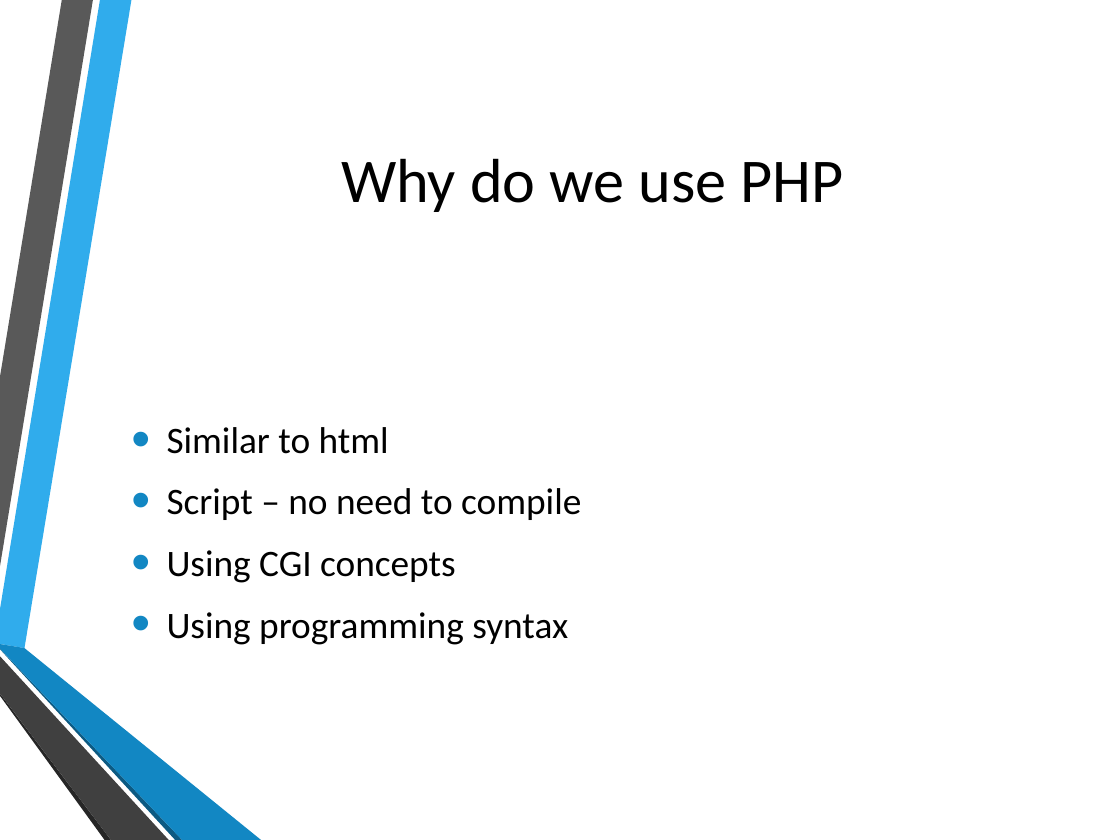
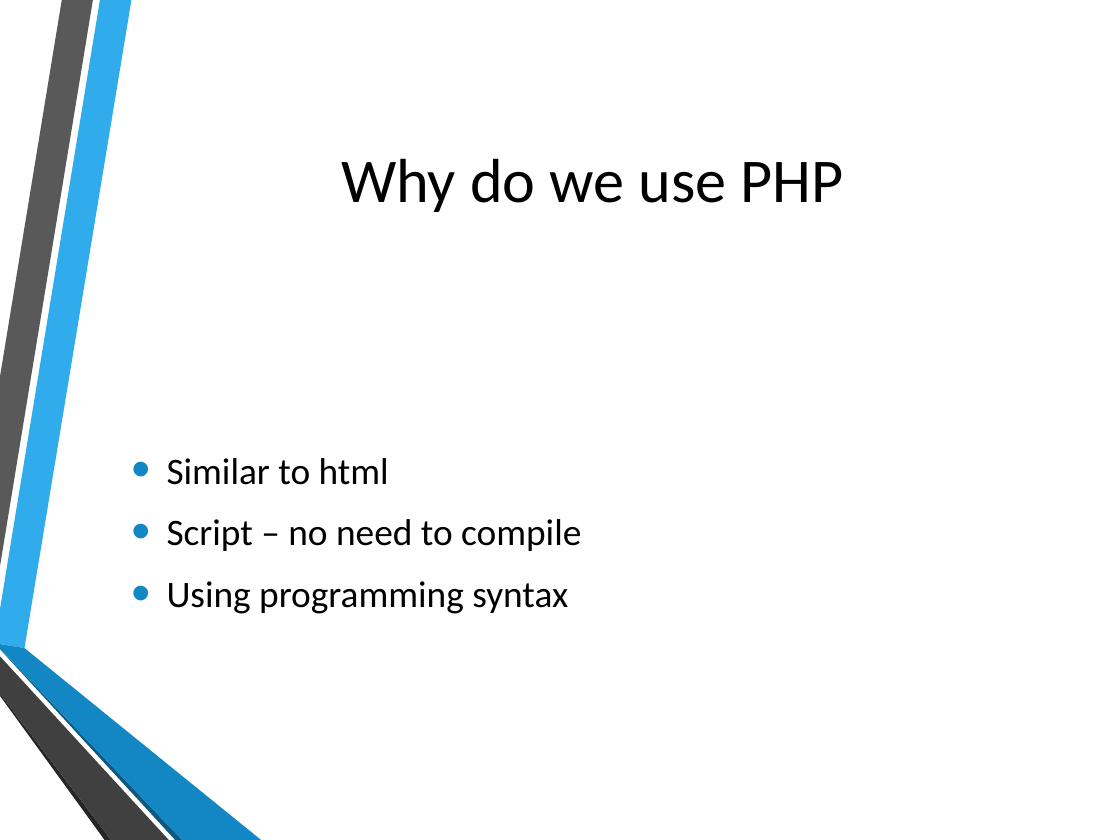
Before and after one commit to hatted/fevaworks-php, a slide deck: slide 16 of php-fw1/lesson1.pptx. Drawn at 1120x840 pixels with LibreOffice and Linux fonts; fonts in the diff are those of the drawing; background and template pictures are left out. Boxes give left, top, right and bottom in pixels: in the first picture for what was removed or moved away, otherwise in the second. Text is boxed around its words. In the diff, an @@ line names an element or a change of style, - is before the commit and + after.

```diff
--- a/php-fw1/lesson1.pptx
+++ b/php-fw1/lesson1.pptx
@@ text at bbox=[167, 550, 456, 583]: paragraph removed @@
-• Using CGI concepts
```
Also in this commit, not shown: 7 other slides changed, 1 slide added, 3 slides removed, 2 other files.
